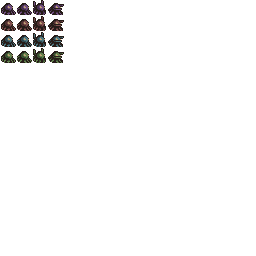
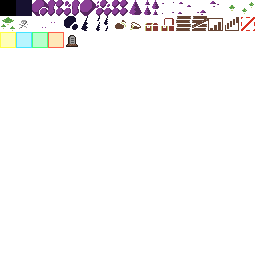
Layer changes from the first 256×256 image to the second:
hid "enemies" over [1, 0, 64, 63]
showed "tiles", painted on it over [0, 0, 255, 48]
